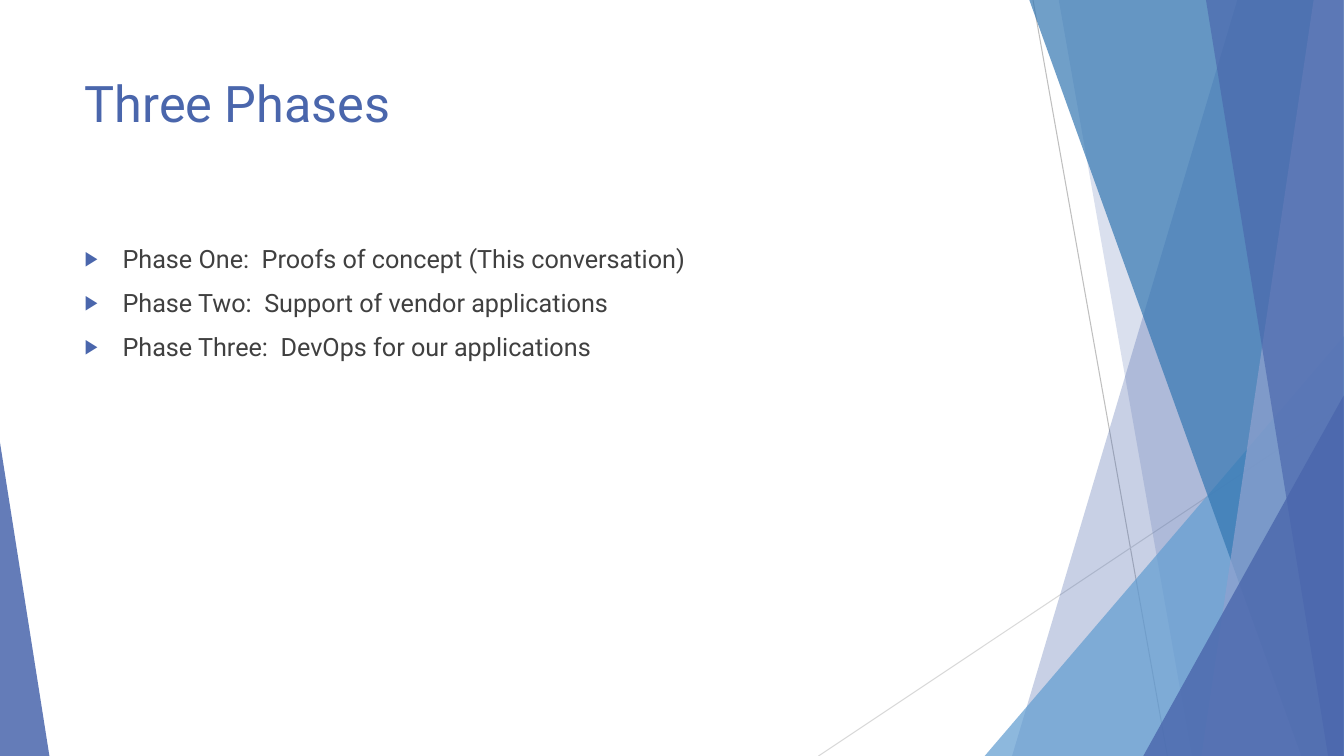
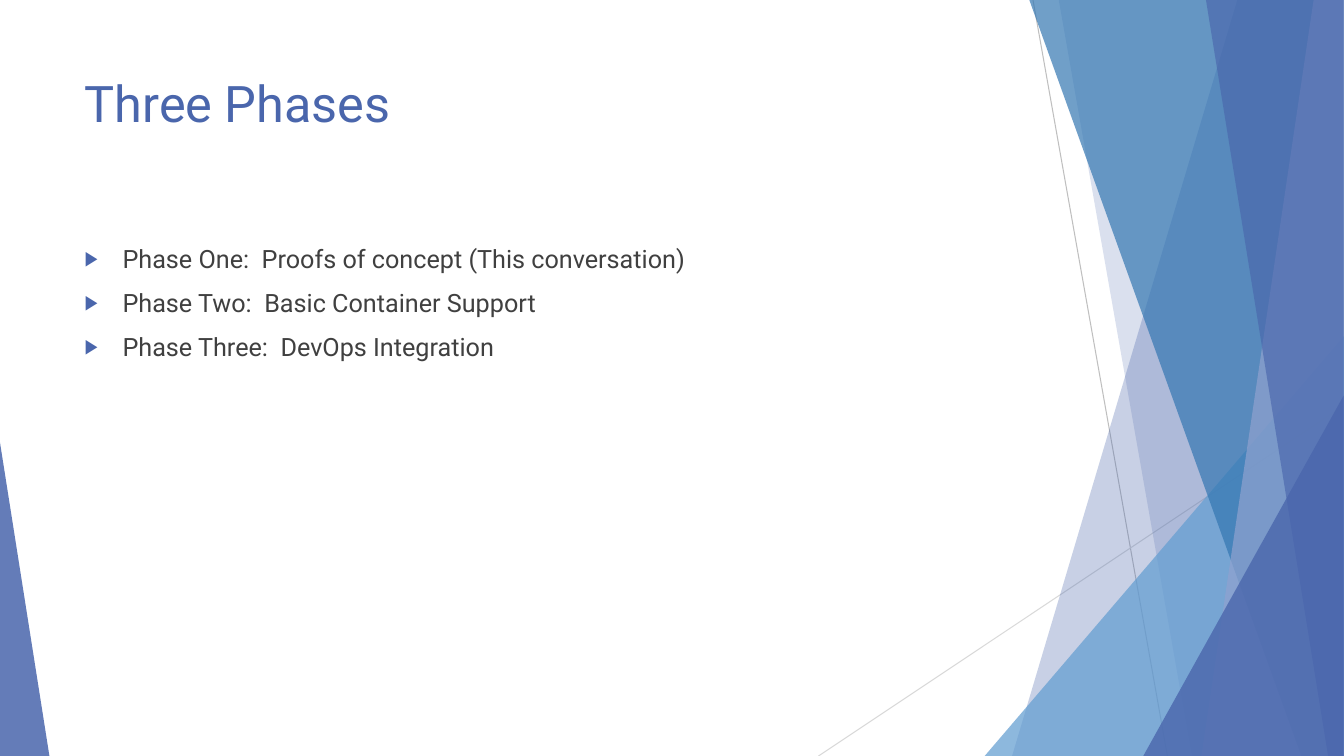
Before and after one commit to EnterpriseProductsLP/docker-straw-man, a slide deck: slide 4 of presentation.pptx (slide 3 before the commit). Drawn at 1344x756 pixels with LibreOffice and Linux fonts; fonts in the diff are those of the drawing. Boxes give left, top, right and bottom in pixels: in the first picture for what was removed or moved away, otherwise in the second. Text is boxed around its words. In the diff, an @@ line names an element or a change of style, - is before the commit and + after.

```diff
--- a/presentation.pptx
+++ b/presentation.pptx
@@ text at (123,293,536,362): text changed @@
-▶ Phase Two: Support of vendor applications
-▶ Phase Three: DevOps for our applications
+▶ Phase Two: Basic Container Support
+▶ Phase Three: DevOps Integration
```
Also in this commit, not shown: 10 other slides changed, 3 slides added.
